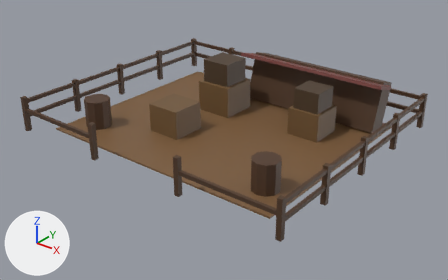
The glTF model assets/models/yard_store.glb as it was, and as the next commit left it.
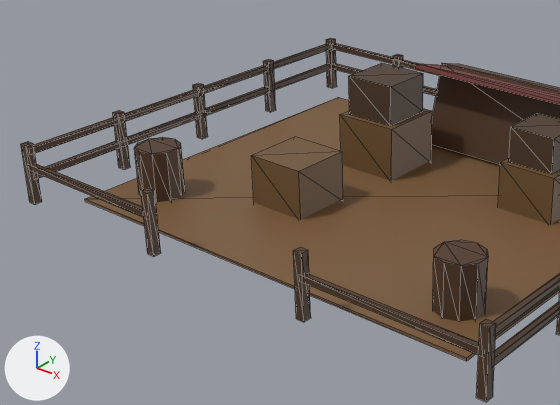
Each version is shown whole from a 50 mm camera at (10.55, -13.25, 7.87) aimed at (0.27, -0.39, -0.1), then close up on the part from 2% to 72% of the width and 6% to 87% of the height. Every picture has the same lights, and +X, +Y and +Z are marked at lower left. The older version's two pictures come first. The close-ups show mesh edges as thin lines. Vertices at exactly the same position are counted once.

In view in the first close-up: 'prop'.
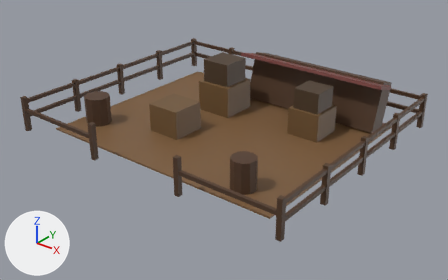
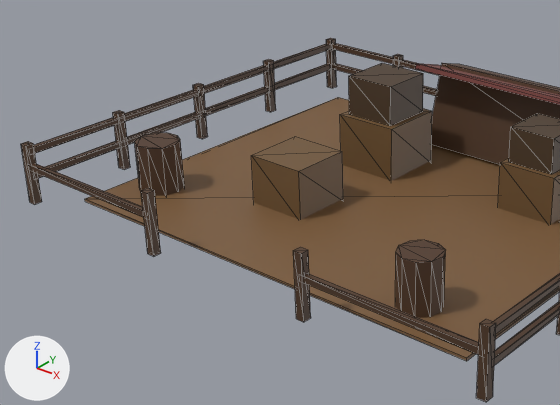
Pixel boxes (x1, y1, x2, y2) of what changed, in the close-ups (560 x 405 px; the box of a moved part takes in the faces that stretch with it):
part 1 of me_prop, moved or reshaped: before (134, 137, 185, 202); after (134, 133, 184, 196)
part 2 of me_prop, moved or reshaped: before (433, 240, 488, 322); after (395, 240, 446, 318)

The change in detail:
me_prop has 296 vertices, 456 faces and spans x -4.57..4.57, y -3.82..3.82, z 0.0..1.75.
me_prop is used by ob_prop; location (0.0, 0.0, 0.0).
me_prop part 1: the loose piece of 20 vertices spanning x -3.42..-2.7, y -2.63..-1.87, z 0.05..0.95 is turned 24.4 degrees about the z axis through its middle, then moved by (-0.18, 0.15, 0.0).
me_prop part 2: 20 of 296 vertices moved; they spanned x 2.7..3.42, y -2.63..-1.87, z 0.05..0.95 and now span x 2.27..2.95, y -2.89..-2.21, z 0.05..0.95; mean shift (-0.45, -0.3, 0.0); largest move (3.06, -1.87, 0.05) -> (2.45, -2.25, 0.05).
